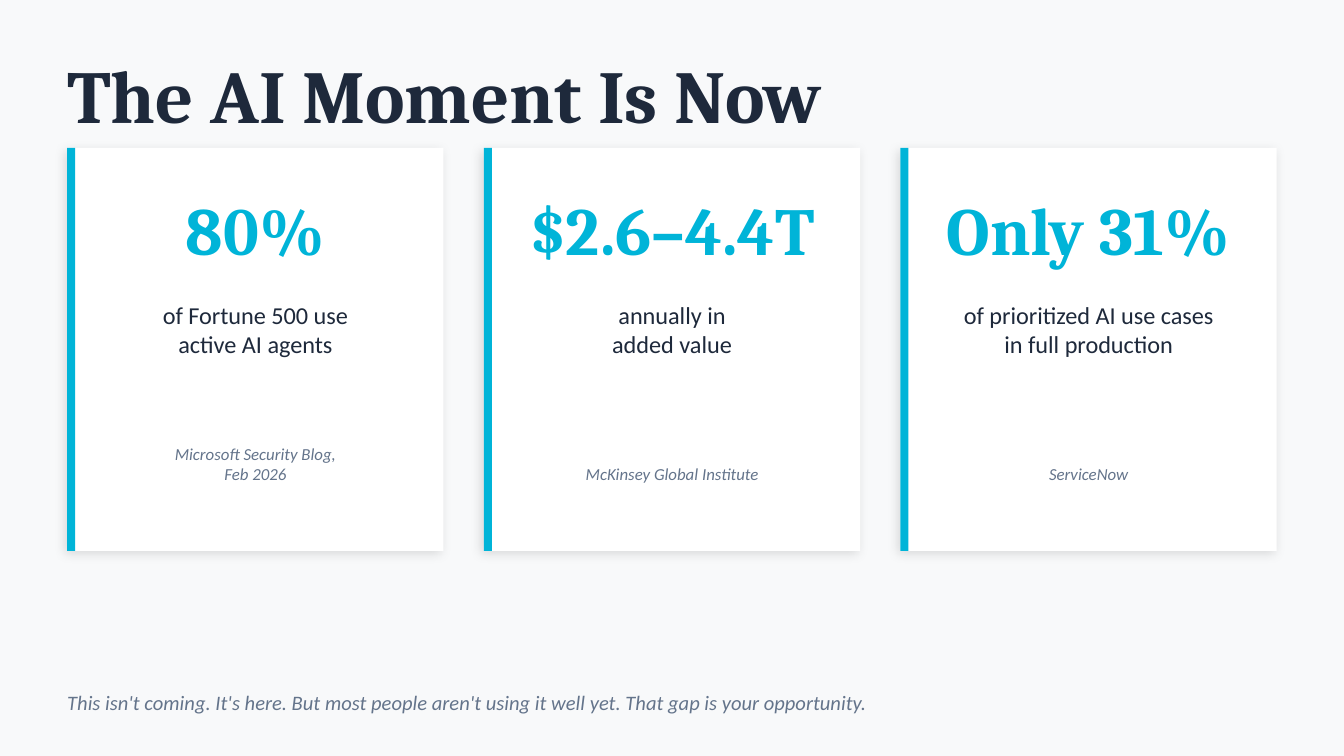
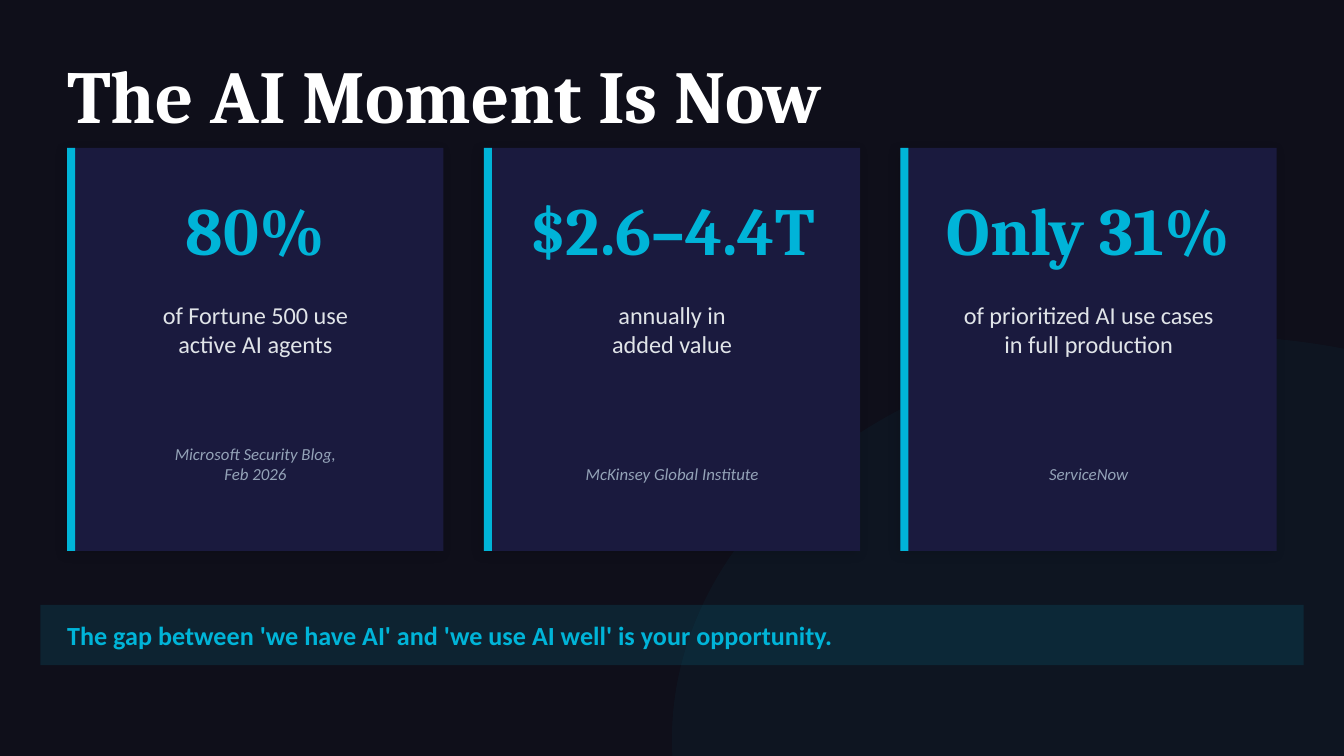
Before and after one commit to michaelengland/ai-best-practices, a slide deck: slide 5 of Getting-Agents-to-Give-Up-Their-Secrets.pptx. Drawn at 1344x756 pixels with LibreOffice and Linux fonts; fonts in the diff are those of the drawing. Boxes give left, top, right and bottom in pixels: in the first picture for what was removed or moved away, otherwise in the second. Text is boxed around its words. In the diff, an @@ line names an element or a change of style, - is before the commit and + after.

```diff
--- a/Getting-Agents-to-Give-Up-Their-Secrets.pptx
+++ b/Getting-Agents-to-Give-Up-Their-Secrets.pptx
@@ background #F8F9FA to #0F0F1A @@
@@ text "The AI Moment Is Now" at bbox=[67, 71, 821, 124]: text colour #1E293B to #FFFFFF @@
@@ fill #FFFFFF to #1A1A3E in 3 elements at bbox=[67, 148, 444, 551], bbox=[484, 148, 860, 551], bbox=[900, 148, 1277, 551] @@
@@ text colour #1E293B to #E0E4E8 in 3 elements at bbox=[163, 307, 348, 357], bbox=[612, 307, 732, 353], bbox=[964, 307, 1214, 357] @@
@@ ellipse added at bbox=[672, 336, 1344, 756], fill #00B4D8 at 4% opacity @@
@@ text colour #64748B to #94A3B8 in 3 elements at bbox=[175, 448, 335, 480], bbox=[586, 468, 758, 483], bbox=[1049, 468, 1128, 480] @@
@@ rectangle added at bbox=[40, 605, 1304, 665], fill #00B4D8 at 12% opacity @@
@@ text added at bbox=[67, 626, 832, 650], 14 pt, text #00B4D8, bold @@
+The gap between 'we have AI' and 'we use AI well' is your opportunity.
@@ text removed at bbox=[67, 696, 866, 714] @@
-This isn't coming. It's here. But most people aren't using it well yet. That gap is your opportunity.
```
Also in this commit, not shown: 16 other slides changed, 2 slides added, 1 other file.
